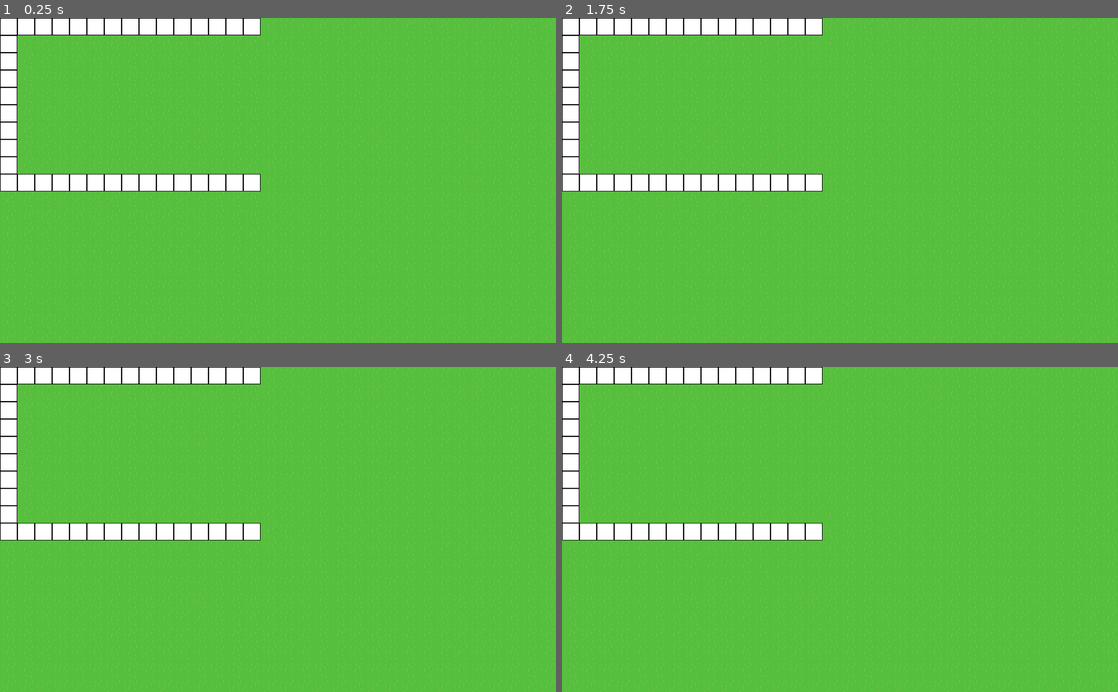
Above: before the commit, frames 1-4 (two rows, left to right).
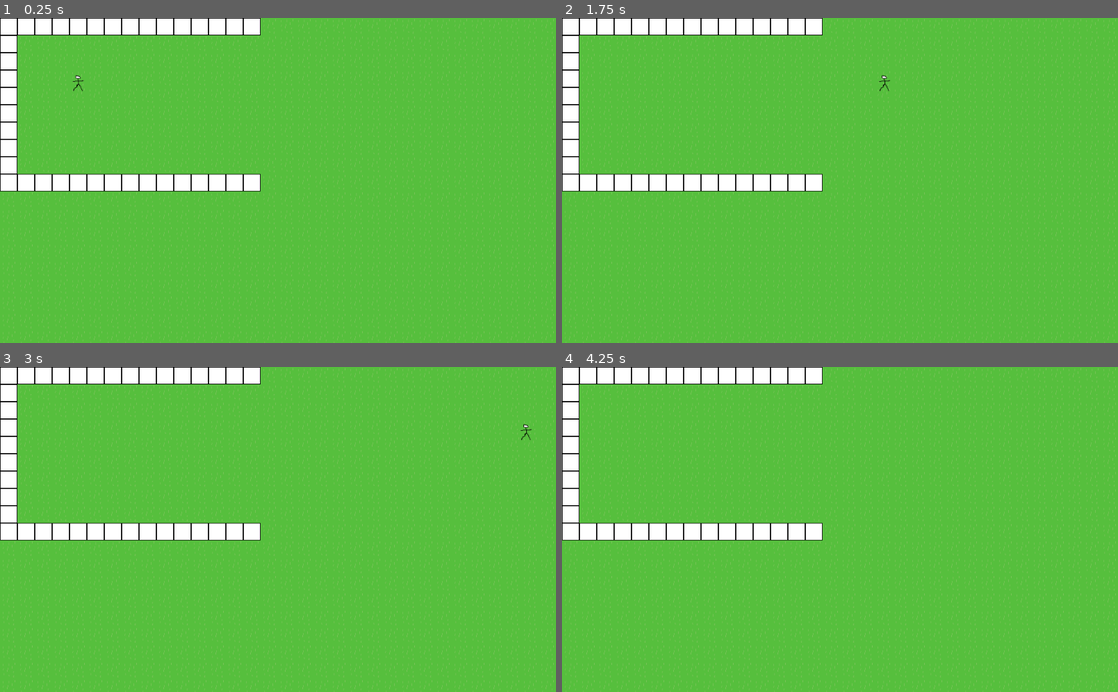
Above: after the commit, the same moments.

Repository: S-D-V-A-S-M-V-V-I-C-T-S-S-BAGGER/CovidTowerDefense
Game: Godot game, scene res://Levels/BaseLevel.tscn
The game is run twice, just before and just after one commit, with the same random seed, the same clock (stepped at 60 frames per second) and the same inputs. Before the commit the project has no main scene; this scene is started directly in both runs.
Inputs:
- Up to frame 1 (0.25 s): no input
- Up to frame 2 (1.75 s): tap Enter at 0.5 s; tap Space at 1.25 s
- Up to frame 3 (3 s): tap Enter at 2 s
- Up to frame 4 (4.25 s): tap Space at 3.5 s

The runs differ from the first frame. In frame 1, less than 0.1% of the frame differs, in the area x 13-16%, y 17-23%; in frame 2, less than 0.1%; in frame 3, less than 0.1%; in frame 4, nothing differs.

Commit message:
Added enemy movement

Diff:
--- /dev/null
+++ b/Enemies/Enemy.gd
@@ -0,0 +1,22 @@
+extends KinematicBody2D
+class_name Enemy
+
+
+# Declare member variables here. Examples:
+# var a = 2
+# var b = "text"
+
+
+# Called when the node enters the scene tree for the first time.
+func _ready():
+	pass # Replace with function body.
+
+
+# Called every frame. 'delta' is the elapsed time since the previous frame.
+#func _process(delta):
+#	pass
+
+func _process(delta: float) -> void:
+	var velocity := Vector2(300, 0)
+
+	move_and_slide(velocity)
--- /dev/null
+++ b/Enemies/Enemy.tscn
@@ -0,0 +1,16 @@
+[gd_scene load_steps=4 format=2]
+
+[ext_resource path="res://Enemies/Enemy.gd" type="Script" id=1]
+[ext_resource path="res://PlaceHolders/EnemyPlaceholder.png" type="Texture" id=2]
+
+[sub_resource type="RectangleShape2D" id=1]
+extents = Vector2( 16, 16 )
+
+[node name="Enemy" type="KinematicBody2D"]
+script = ExtResource( 1 )
+
+[node name="Collision" type="CollisionShape2D" parent="."]
+shape = SubResource( 1 )
+
+[node name="Sprite" type="Sprite" parent="."]
+texture = ExtResource( 2 )
--- a/Levels/BaseLevel.tscn
+++ b/Levels/BaseLevel.tscn
@@ -1,7 +1,8 @@
-[gd_scene load_steps=4 format=2]
+[gd_scene load_steps=5 format=2]
 
 [ext_resource path="res://PlaceHolders/PlaceHolderTile.png" type="Texture" id=1]
 [ext_resource path="res://PlaceHolders/Background.png" type="Texture" id=2]
+[ext_resource path="res://Enemies/Enemy.tscn" type="PackedScene" id=3]
 
 [sub_resource type="TileSet" id=1]
 0/name = "PlaceHolderTile.png 0"
@@ -40,3 +41,6 @@
 cell_size = Vector2( 32, 32 )
 format = 1
 tile_data = PoolIntArray( 0, 0, 0, 1, 0, 0, 2, 0, 0, 3, 0, 0, 4, 0, 0, 5, 0, 0, 6, 0, 0, 7, 0, 0, 8, 0, 0, 9, 0, 0, 10, …(368 unchanged characters)…
+
+[node name="Enemy" parent="." instance=ExtResource( 3 )]
+position = Vector2( 70.1632, 118.921 )
--- a/Menus/MainMenu/MainMenu.tscn
+++ b/Menus/MainMenu/MainMenu.tscn
@@ -1,4 +1,6 @@
-[gd_scene format=2]
+[gd_scene load_steps=2 format=2]
+
+[sub_resource type="DynamicFont" id=1]
 
 [node name="MainMenu" type="MarginContainer"]
 anchor_right = 1.0
@@ -19,11 +21,12 @@
 
 [node name="Label" type="Label" parent="VBoxContainer"]
 margin_right = 784.0
-margin_bottom = 14.0
+margin_bottom = 1.0
+custom_fonts/font = SubResource( 1 )
 text = "Menu"
 
 [node name="HBoxContainer" type="HBoxContainer" parent="VBoxContainer"]
-margin_top = 18.0
+margin_top = 5.0
 margin_right = 784.0
 margin_bottom = 440.0
 size_flags_horizontal = 3
--- a/project.godot
+++ b/project.godot
@@ -8,9 +8,20 @@
 
 config_version=4
 
+_global_script_classes=[ {
+"base": "KinematicBody2D",
+"class": "Enemy",
+"language": "GDScript",
+"path": "res://Enemies/Enemy.gd"
+} ]
+_global_script_class_icons={
+"Enemy": ""
+}
+
 [application]
 
 config/name="CovidTowerDefense"
+run/main_scene="res://Levels/BaseLevel.tscn"
 config/icon="res://icon.png"
 
 [physics]
Binary file added: PlaceHolders/EnemyPlaceholder.png
Not shown, added: PlaceHolders/EnemyPlaceholder.png.import
